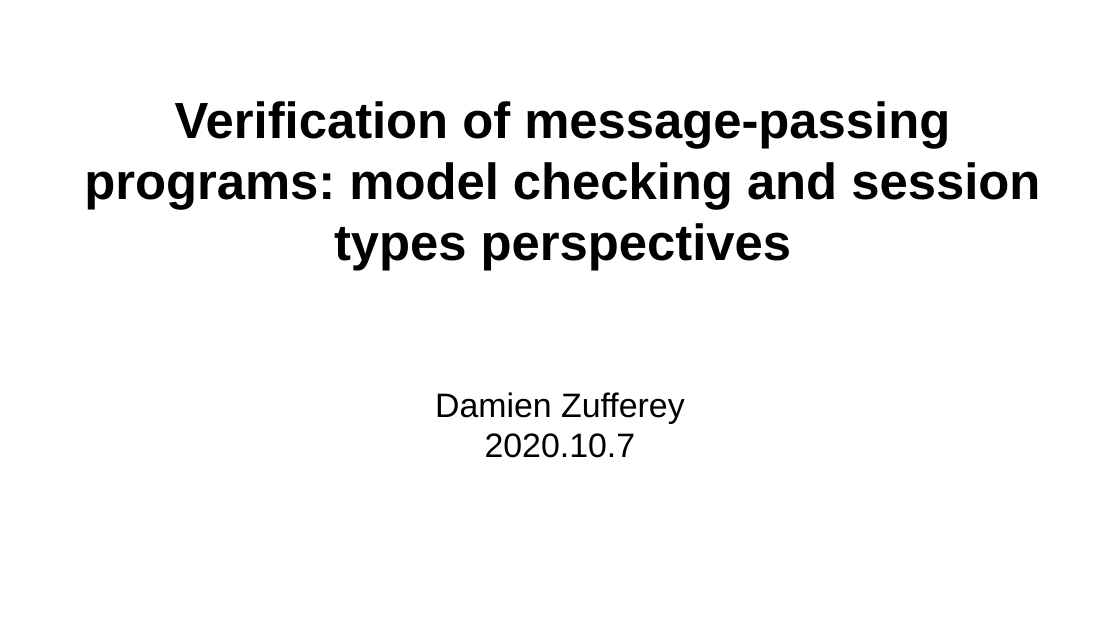
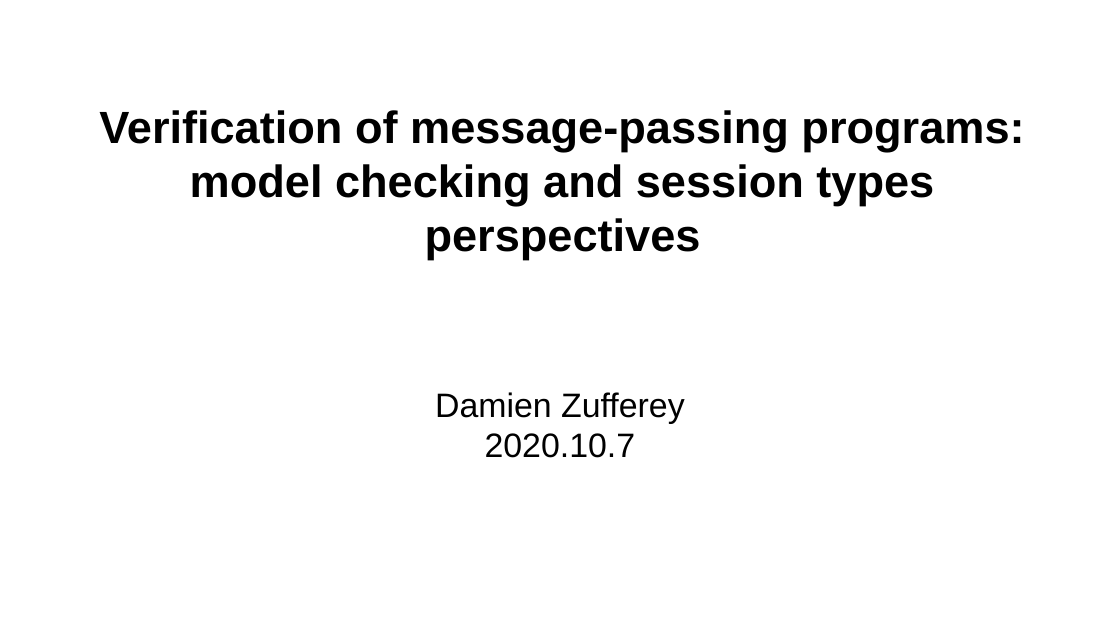
Before and after one commit to dzufferey/presentations, a slide deck: slide 1 of 2020_10_7_MPI_Lightning_Tutorial/McAndMst.odp. Drawn at 1120x630 pixels with LibreOffice and Linux fonts; fonts in the diff are those of the drawing. Boxes give left, top, right and bottom in pixels: in the first picture for what was removed or moved away, otherwise in the second. Text is boxed around its words. In the diff, an @@ line names an element or a change of style, - is before the commit and + after.

```diff
--- a/2020_10_7_MPI_Lightning_Tutorial/McAndMst.odp
+++ b/2020_10_7_MPI_Lightning_Tutorial/McAndMst.odp
@@ title "Verification of message-passing programs: model ..." at [99, 110, 1024, 260]: size 36 to 32 pt @@
```
Also in this commit, not shown: 7 other slides changed, 1 other file.
